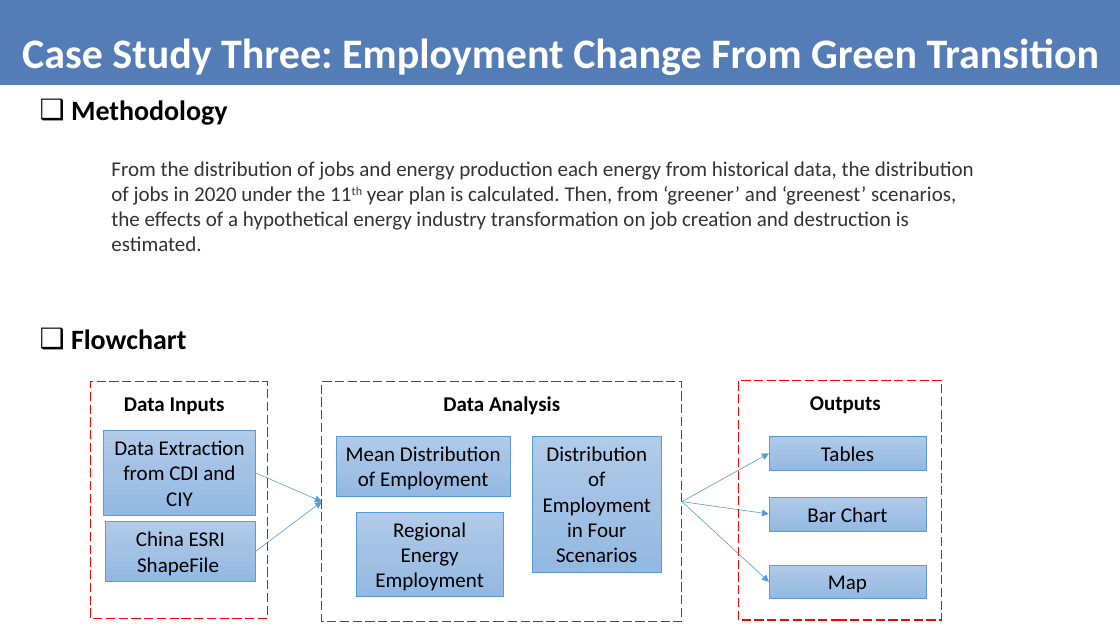
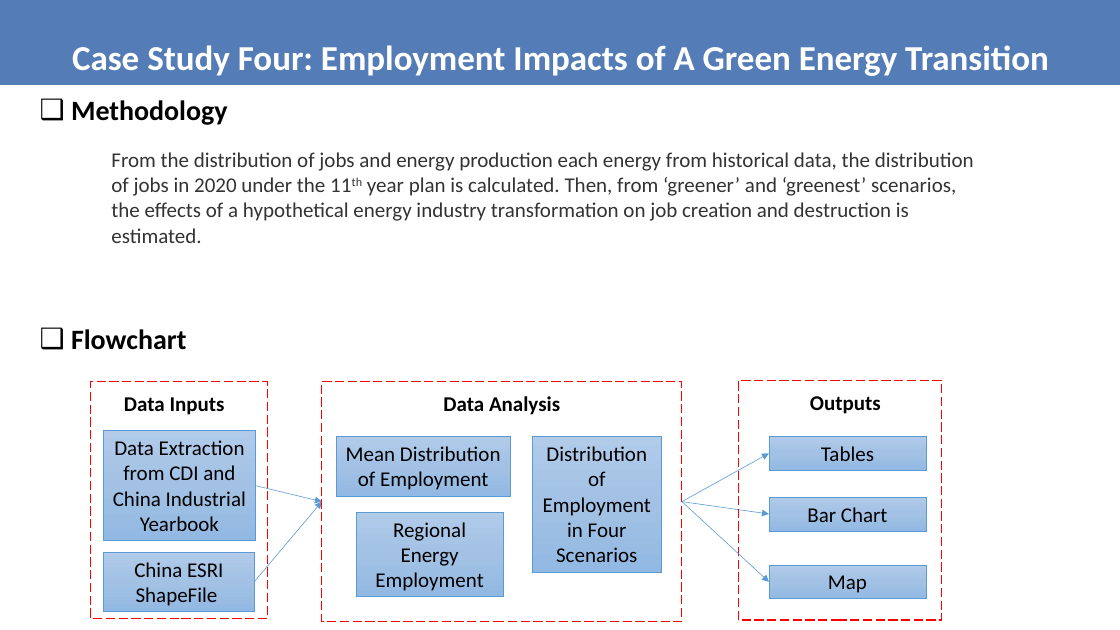
Before and after one commit to kwonkh0424/KNIME_Project, a slide deck: slide 2 of Presentation Material/Updated Green Transition Presentation (kooha).pptx. Drawn at 1120x630 pixels with LibreOffice and Linux fonts; fonts in the diff are those of the drawing; background and template pictures are left out. Boxes give left, top, right and bottom in pixels: in the first picture for what was removed or moved away, otherwise in the second. Text is boxed around its words. In the diff, an @@ line names an element or a change of style, - is before the commit and + after.

```diff
--- a/Presentation Material/Updated Green Transition Presentation (kooha).pptx
+++ b/Presentation Material/Updated Green Transition Presentation (kooha).pptx
@@ title at [72,45,1049,76]: text changed; size 36 to 30 pt @@
-Case Study Three: Employment Change From Green Transition
+Case Study Four: Employment Impacts of A Green Energy Transition
@@ text "From the distribution of jobs ...": place and size @@
-text "From the distribution of jobs ..." at [111,161,974,251]
+text "From the distribution of jobs ..." at [111,152,974,243]
@@ rectangle "Data Extraction from CDI and ...": place and size @@
-rectangle "Data Extraction from CDI and ..." at [103,431,256,516]
+rectangle "Data Extraction from CDI and ..." at [103,431,256,541]
@@ text in rectangle at [113,440,246,531]: text changed @@
-Data Extraction from CDI and CIY
+Data Extraction from CDI and China Industrial Yearbook
@@ arrow moved from (255, 473) - (322, 502) to (255, 486) - (322, 502) @@
@@ arrow moved from (255, 551) - (322, 502) to (255, 582) - (322, 502) @@
@@ rectangle "China ESRI ShapeFile": place and size @@
-rectangle "China ESRI ShapeFile" at [105,522,255,581]
+rectangle "China ESRI ShapeFile" at [103,552,254,612]
```
Also in this commit, not shown: 4 other slides changed, 2 slides added, 3 slides removed, 9 other files.
